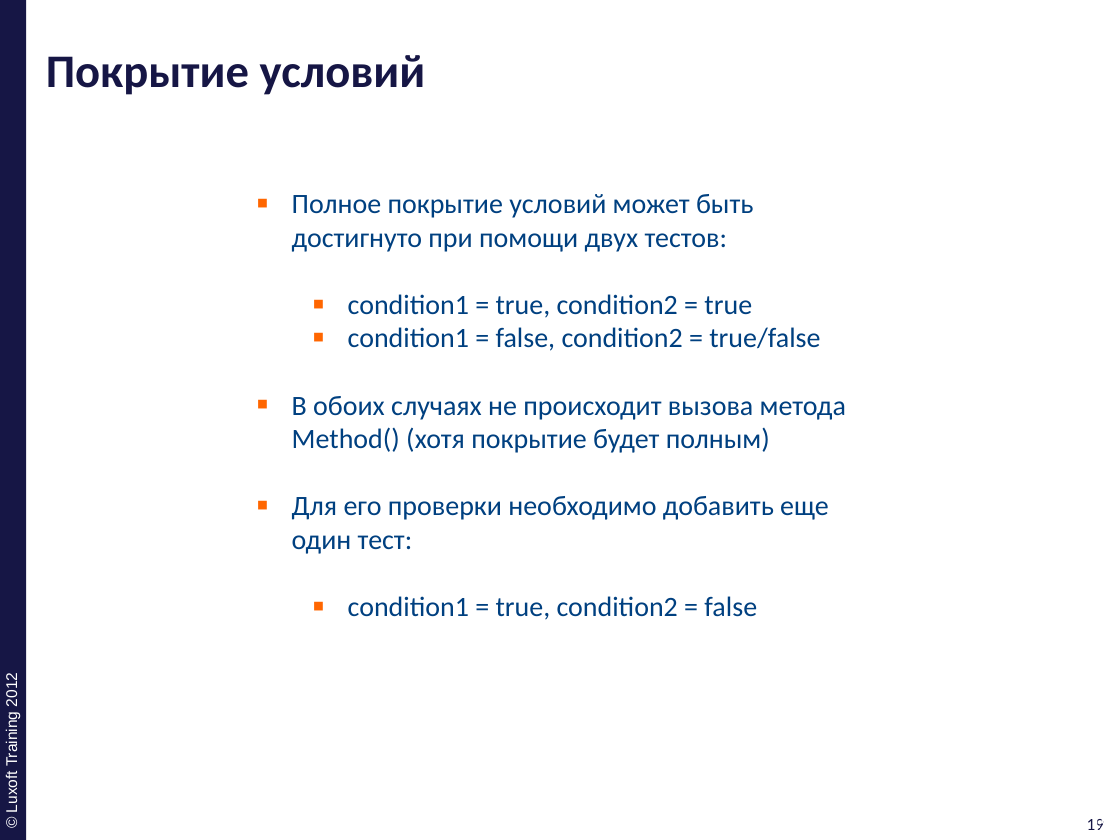
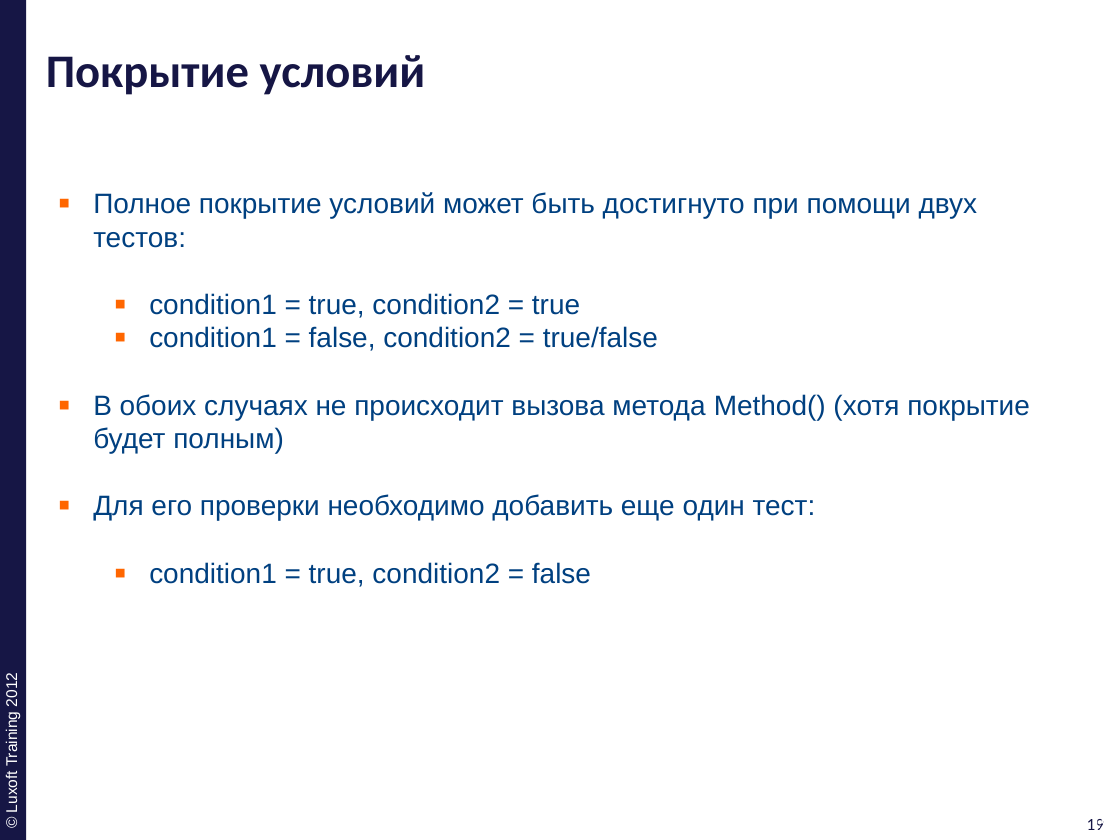
Before and after one commit to ivan-dyachenko/Trainings, a slide deck: slide 19 of Test Driven Development/materials/pptx/3. TDD-Code-Coverage.pptx. Drawn at 1120x840 pixels with LibreOffice and Linux fonts; fonts in the diff are those of the drawing; background and template pictures are left out. Boxes give left, top, right and bottom in pixels: in the first picture for what was removed or moved away, otherwise in the second. Text is boxed around its words. In the diff, an @@ line names an element or a change of style, - is before the commit and + after.

```diff
--- a/Test Driven Development/materials/pptx/3. TDD-Code-Coverage.pptx
+++ b/Test Driven Development/materials/pptx/3. TDD-Code-Coverage.pptx
@@ text "Полное покрытие условий может быть ...": place and size @@
-text "Полное покрытие условий может быть ..." at bbox=[292, 194, 846, 620]
+text "Полное покрытие условий может быть ..." at bbox=[93, 192, 1030, 587]
@@ text "Полное покрытие условий может быть ..." at bbox=[93, 192, 1030, 587]: font Calibri to Arial @@
```
Also in this commit, not shown: 36 other slides changed.
